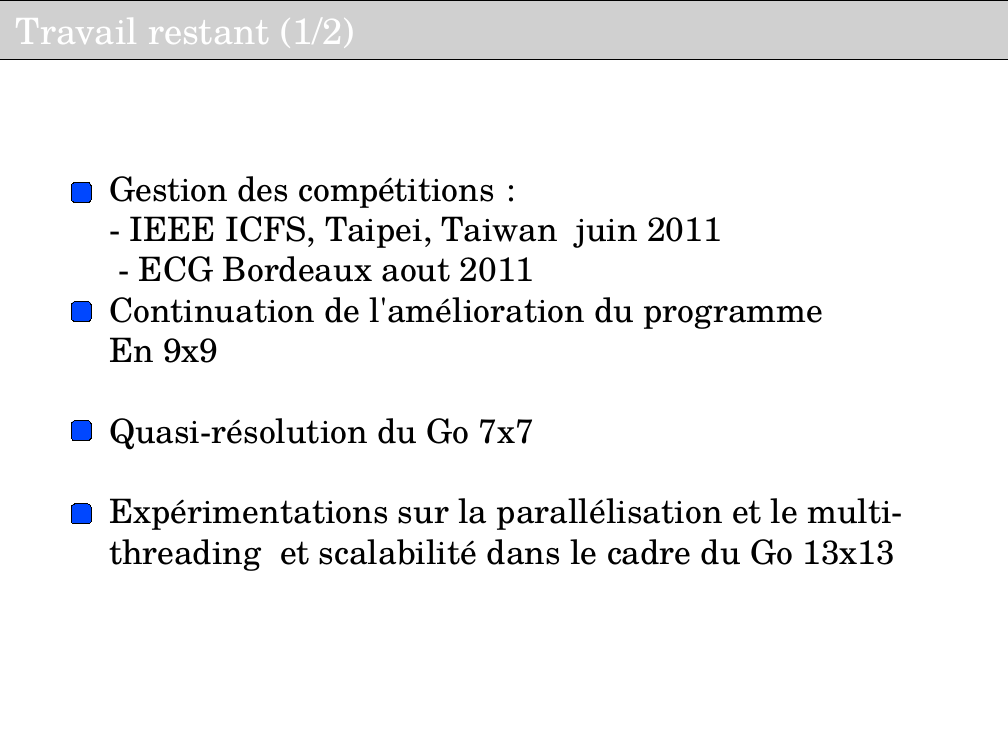
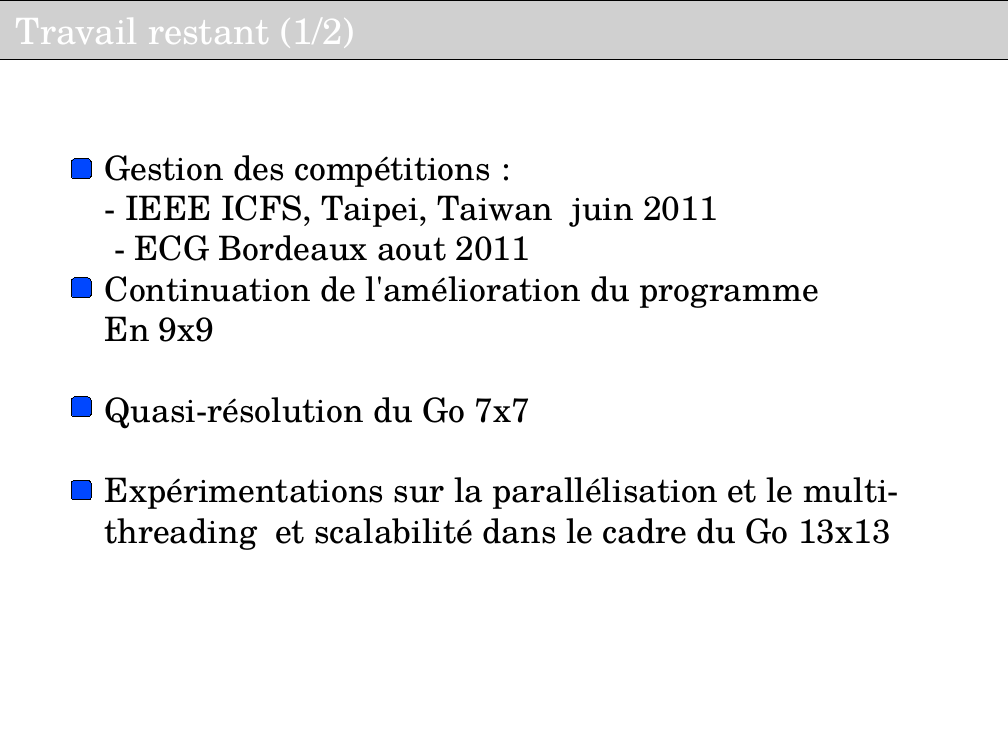
Before and after one commit to haspeleo/Android-Dev, a slide deck: slide 12 of MCTS/Soutenance_INRIA_V2.odp (slide 14 before the commit). Drawn at 1008x756 pixels with LibreOffice and Linux fonts; fonts in the diff are those of the drawing; grey boxes stand for pictures; background and template pictures are left out. Boxes give left, top, right and bottom in pixels: in the first picture for what was removed or moved away, otherwise in the second. Text is boxed around its words. In the diff, an @@ line names an element or a change of style, - is before the commit and + after.

```diff
--- a/MCTS/Soutenance_INRIA_V2.odp
+++ b/MCTS/Soutenance_INRIA_V2.odp
@@ text "Gestion des compétitions :": place and size @@
-text "Gestion des compétitions :" at [109, 176, 903, 571]
+text "Gestion des compétitions :" at [105, 155, 899, 550]
@@ 4 rounded rectangles: place and size @@
-4 rounded rectangles at [72, 182, 92, 524]
+4 rounded rectangles at [72, 158, 92, 500]
```
Also in this commit, not shown: 5 other slides changed, 4 slides added, 4 slides removed, 1 other file.
